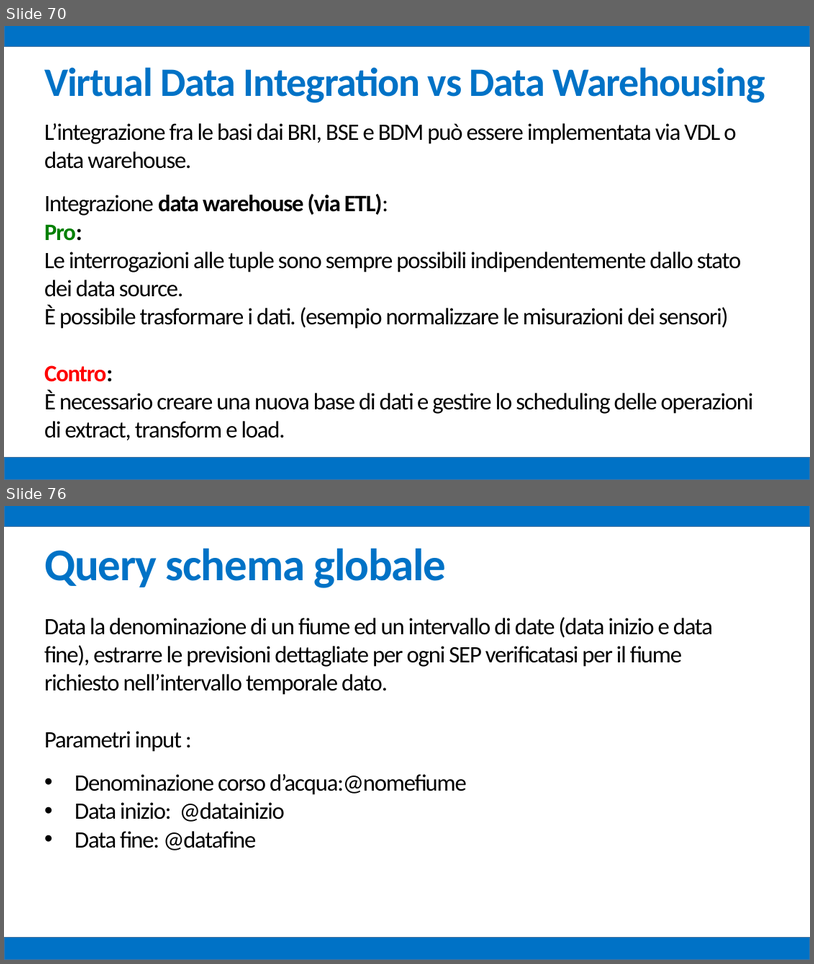
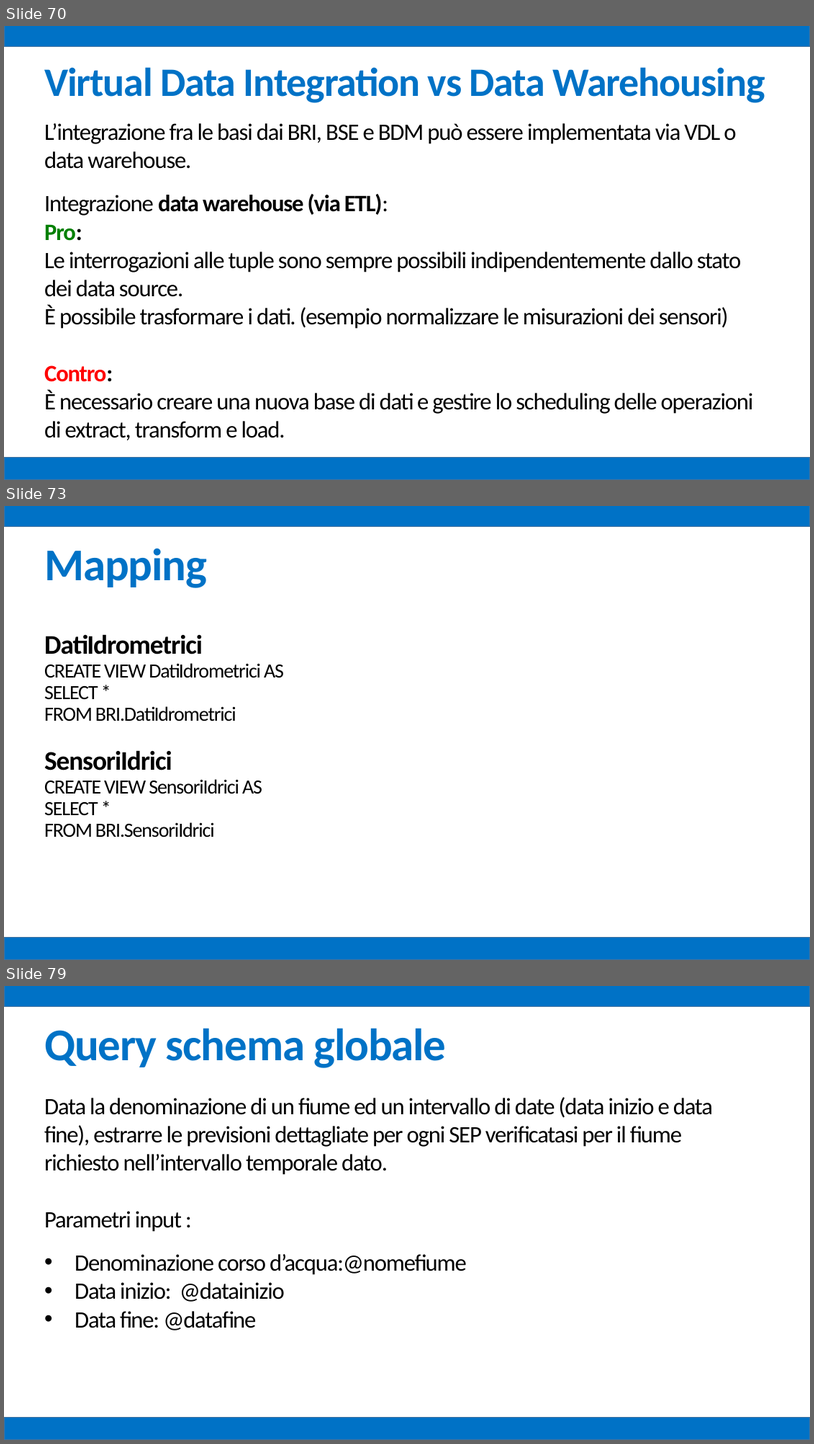
Before and after one commit to mz1991/ProgettoFebbraio2015, a slide deck: Febbraio 2015.pptx. Shown one above the other, each under a label of ours: slides 70 and 76 before the commit, slides 70, 73 and 79 after it; the slides between them are not shown. The pictures are 814x964 and 814x1444 pixels, drawn with LibreOffice and Linux fonts; fonts in the diff are those of the drawing. Boxes give left, top, right and bottom in pixels: in the first picture for what was removed or moved away, otherwise in the second. Text is boxed around its words. In the diff, an @@ line names an element or a change of style, - is before the commit and + after.

```diff
--- a/Febbraio 2015.pptx
+++ b/Febbraio 2015.pptx
@@ slide 73 added at box(4, 506, 810, 960), background #FFFFFF @@
@@ rectangle added at box(4, 506, 810, 527), fill #0072C6, outline #43739E 1 pt @@
@@ text added at box(44, 548, 284, 837), 24 pt, text #000000 @@
+Mapping
+DatiIdrometrici
+CREATE VIEW DatiIdrometrici AS
+SELECT *
+FROM BRI.DatiIdrometrici
+SensoriIdrici
+CREATE VIEW SensoriIdrici AS
+SELECT *
+FROM BRI.SensoriIdrici
@@ rectangle added at box(4, 937, 810, 960), fill #0072C6, outline #43739E 1 pt @@
@@ what was slide 76 is now slide 79 @@
```
Also in this commit, not shown: 2 slides changed, 7 other slides added, 5 slides removed, 1 other file.
